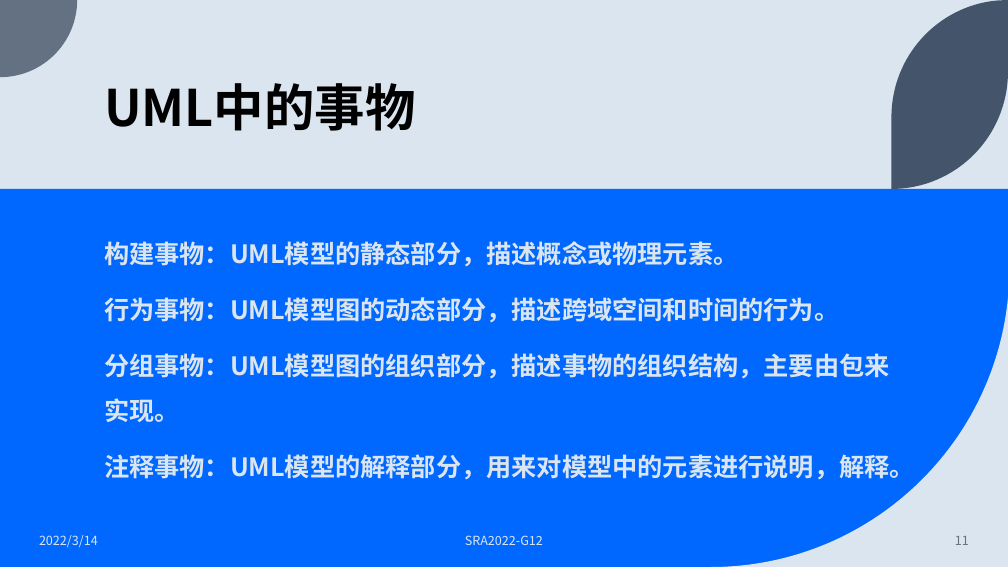
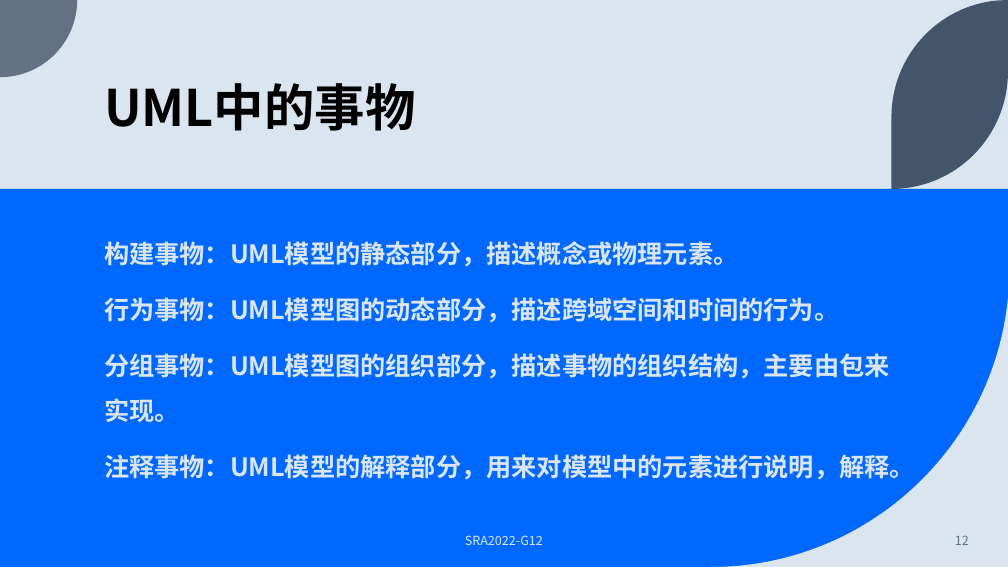
Before and after one commit to dreamtrueqaq/SRA2022-G12, a slide deck: slide 12 of 非受控文档/翻转课堂/UML概述.pptx (slide 11 before the commit). Drawn at 1008x567 pixels with LibreOffice and Linux fonts; fonts in the diff are those of the drawing. Boxes give left, top, right and bottom in pixels: in the first picture for what was removed or moved away, otherwise in the second. Text is boxed around its words. In the diff, an @@ line names an element or a change of style, - is before the commit and + after.

```diff
--- a/非受控文档/翻转课堂/UML概述.pptx
+++ b/非受控文档/翻转课堂/UML概述.pptx
@@ text removed at bbox=[39, 535, 98, 548] @@
-2022/3/14
@@ page number at bbox=[955, 536, 969, 545]: text changed @@
-11
+12
```
Also in this commit, not shown: 33 other slides changed, 3 other files.
